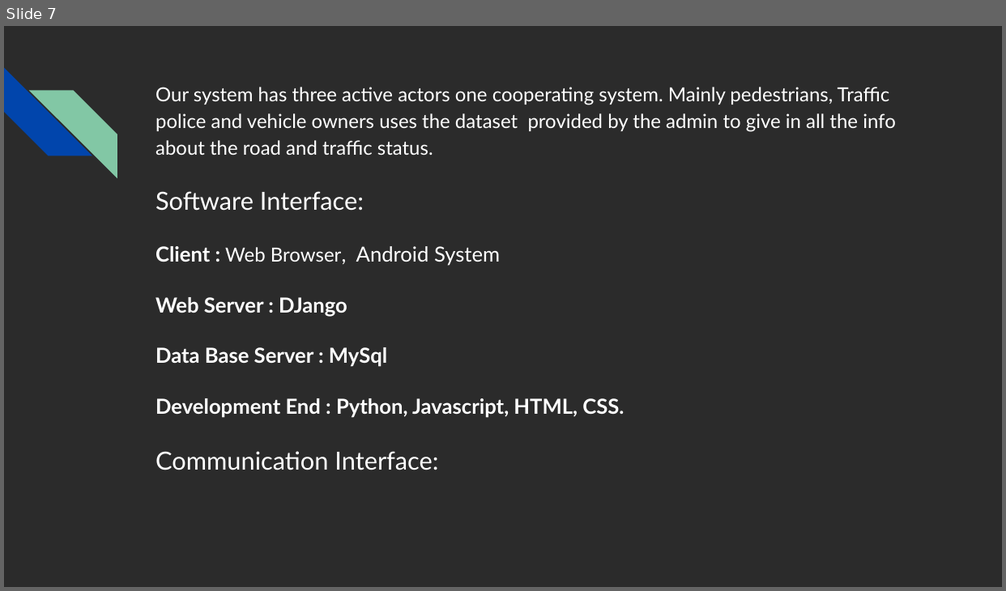
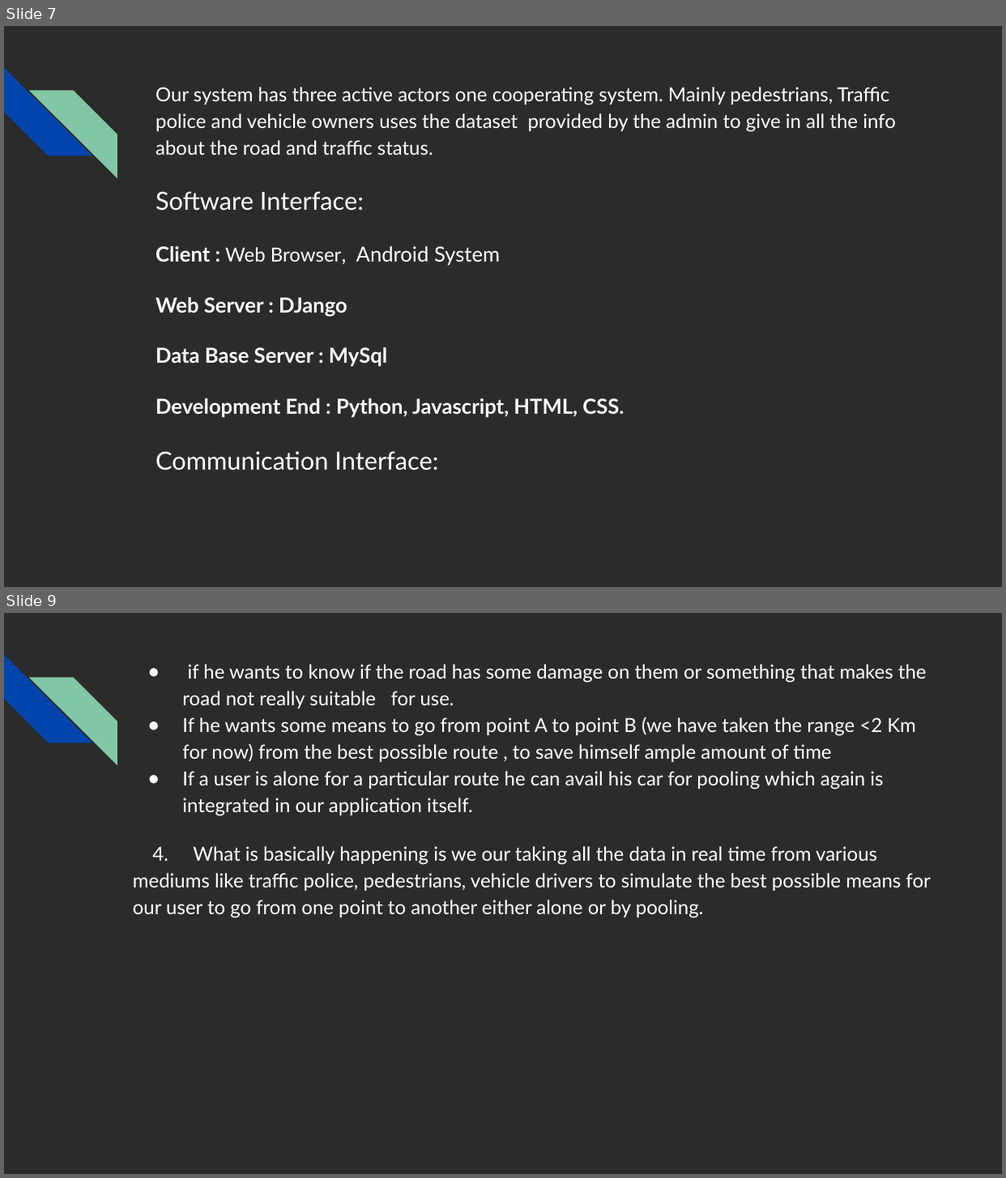
Before and after one commit to rhnmht30/endeavour-hackathon, a slide deck: Untitled presentation.pptx. Shown one above the other, each under a label of ours: slide 7 before the commit, slides 7 and 9 after it; the slides between them are not shown. The pictures are 1006x591 and 1006x1178 pixels, drawn with LibreOffice and Linux fonts; fonts in the diff are those of the drawing; background and template pictures are left out; a plain dark background stands for a picture behind light text. Boxes give left, top, right and bottom in pixels: in the first picture for what was removed or moved away, otherwise in the second. Text is boxed around its words. In the diff, an @@ line names an element or a change of style, - is before the commit and + after.

```diff
--- a/Untitled presentation.pptx
+++ b/Untitled presentation.pptx
@@ slide 9 added at (x1=4, y1=613, x2=1002, y2=1174), background picture (left out); not listed: 2 template elements that a slide beside it also shows @@
@@ text added at (x1=133, y1=664, x2=930, y2=918), 14 pt, text #FFFFFF @@
+● if he wants to know if the road has some damage on them or something that makes the road not really suitable for use.
+● If he wants some means to go from point A to point B (we have taken the range <2 Km for now) from the best possible route , to save himself ample amount of time
+● If a user is alone for a particular route he can avail his car for pooling which again is integrated in our application itself.
+4. What is basically happening is we our taking all the data in real time from various mediums like traffic police, pedestrians, vehicle drivers to simulate the best possible means for our user to go from one point to another either alone or by pooling.
```
Also in this commit, not shown: 6 slides changed, 2 other slides added.
